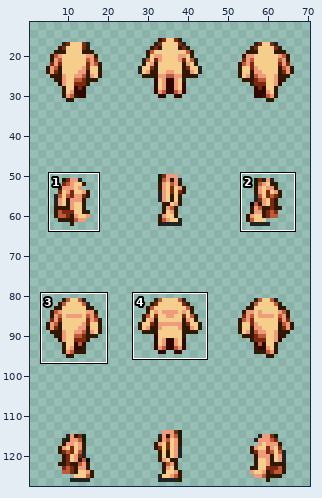
Edited in one commit: sprite sheet (spriteData/11/adult/3.gif). The first picture is a wide view before the edit; the outline marks the close-up.
Close-up. As it was:
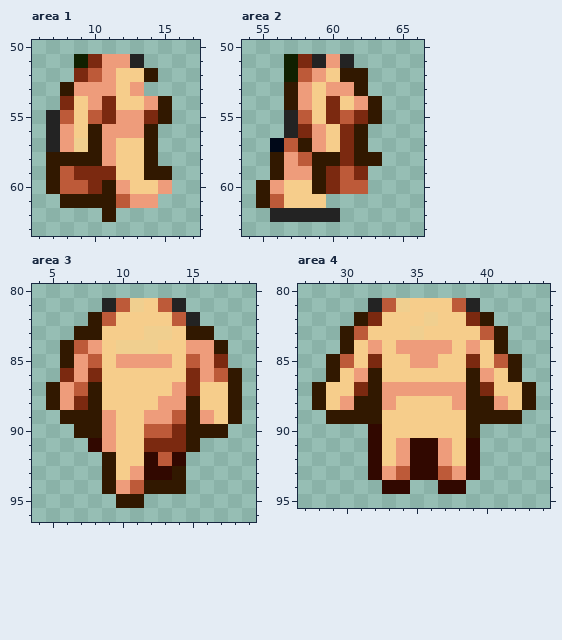
The file is 72x128 pixels. Colours within 5 levels of each other are drawn and written as one. Shown: area 1: x 6..17, y 50..63; area 2: x 54..66, y 50..63; area 3: x 4..19, y 80..96; area 4: x 27..44, y 80..95. The wide view leaves out empty margins. The commit also changed other parts of the picture, which this record leaves out.
The same view after the edit:
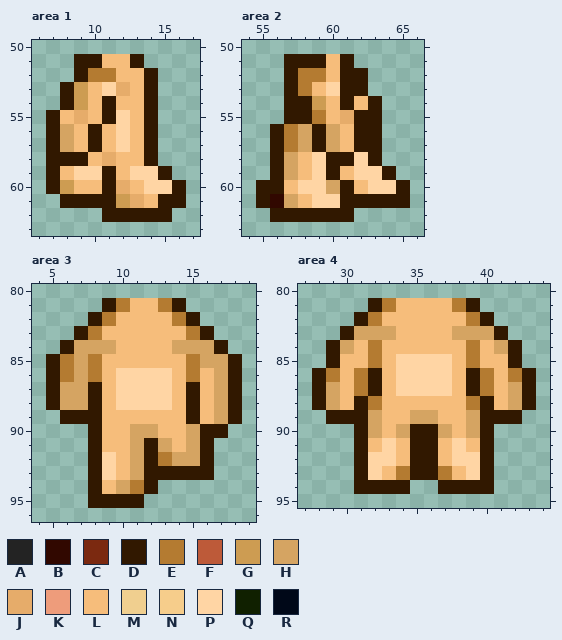
Palette (. is transparent): A #232323  B #310800  C #7b2910  D #311800  E #b47b31  F #bd5a39  G #cd9c52  H #d5a462  J #e6ac6a  K #ee9c7b  L #f6bd7b  M #f0cf8f  N #f6cd8b  P #ffd5a4  Q #102000  R #000818
The edit:
Changed rows in their new state; - is an unchanged pixel.
Area 1:
first column x 7:
51 --DDLLD---
52 --DEELL---
53 --GLPJLD--
54 -DGLDLLD.-
55 DLJLDPLD.-
56 DHL-LPL---
57 DHL-LPL---
58 ---LJLL---
59 -LPPDLPP--
60 -GLL-JLPPD
61 -----GJLDD
62 -----DDDD-
Area 2:
first column x 56:
51 -DDDLD----
52 -DEEL-----
53 --ELPD----
54 --DGLDL---
55 -DDELJD---
56 DEHDHL-D--
57 DEHDHL-D--
58 -HLP-DP---
59 -HLPDLPPD-
60 DLPPHDLPPD
61 BHLPPDDDDD
62 DDDDDD----
Area 3:
first column x 5:
81 ----DELLED----
82 ----ELLLLED---
83 ---ELLLLLLE---
84 --HHHLLLLHHH--
85 DEHELLLLLLEHHD
86 DEHELPPPPLELH-
87 -HH-LPPPPLDLH-
88 -HH-LPPPPL-LH-
89 ----LLLLLL-LH-
90 --.-LLHHLLH---
91 ---DLLHDHLHD--
92 ---DPLHDEHHD--
93 ---DPLHDD-DD--
94 ---DLHE-..----
95 ---DD---------
Area 4:
first column x 28:
81 ----DELLLLED----
82 ----ELLLLLLE----
83 ---HHHLLLLHHH---
84 -DHLELLLLLLELHD-
85 --LLELPPPPLELL--
86 DELE-LPPPPL-ELED
87 -HLE-LPPPPL-ELH-
88 -HL-ELLLLLLE-LH-
89 ----HLLHHLLH----
90 ---DHLHDDHLHD---
91 ---DLPLDDLPLD---
92 ---DPPLDDLPPD---
93 ---DPLEDDELPD---
94 ---DDDD--DDDD---
Changed places in both close-ups, as pixel boxes (x1, y1, x2, y2):
changed: (46, 54, 186, 222)
changed: (270, 54, 410, 222)
changed: (46, 298, 242, 508)
changed: (312, 298, 536, 494)
